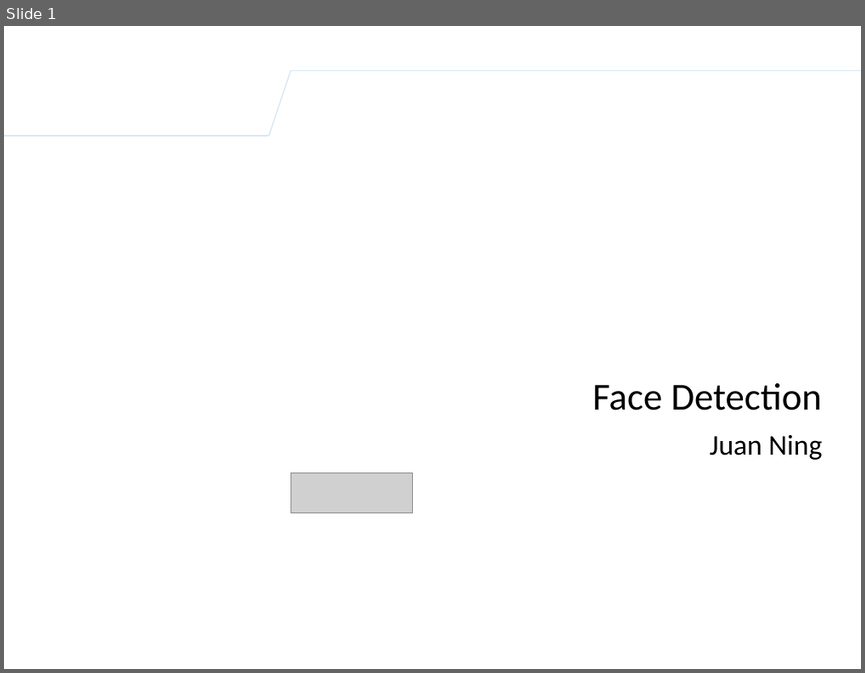
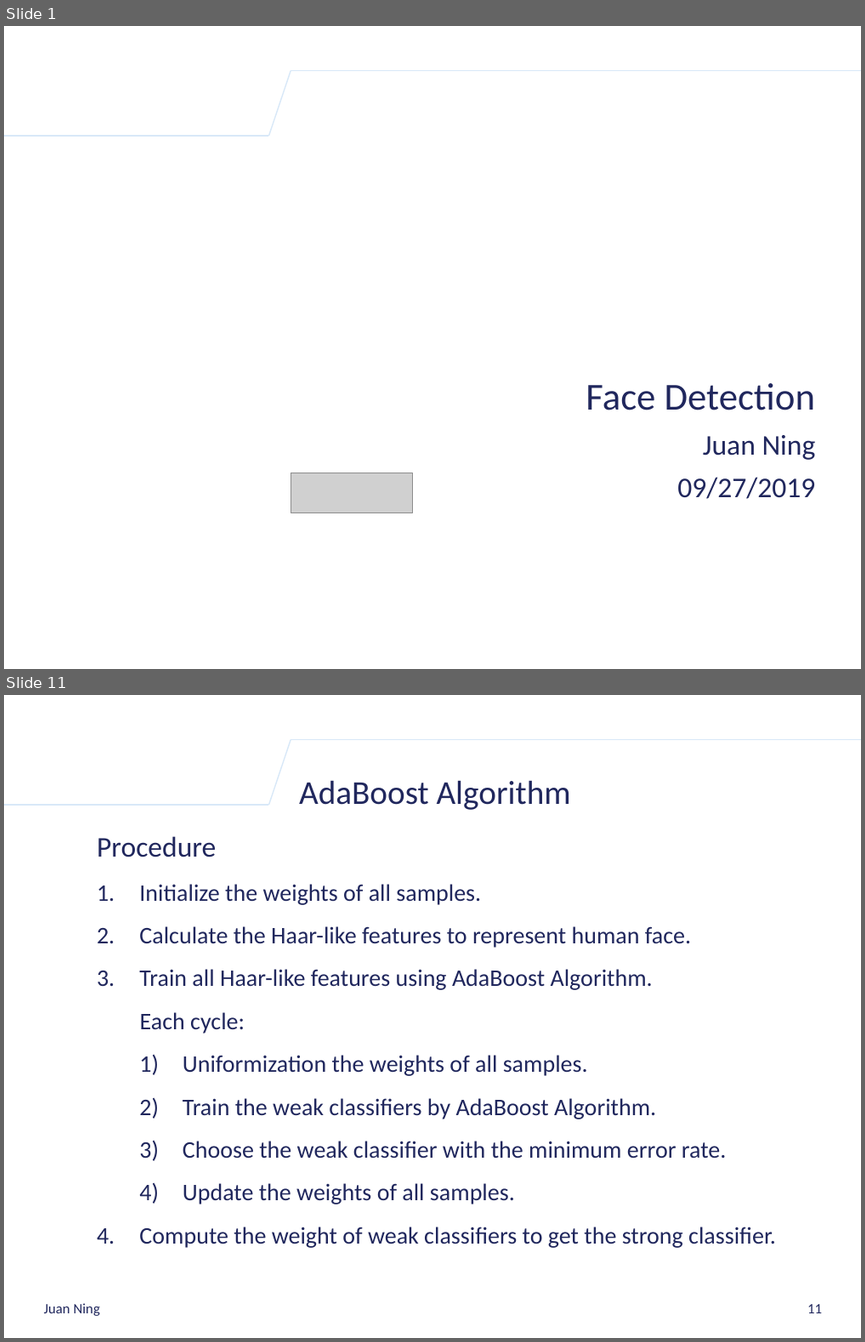
Before and after one commit to k-ning/SHARING, a slide deck: AdaBoost_Algorithm_Presentation.pptx. Shown one above the other, each under a label of ours: slide 1 before the commit, slides 1 and 11 after it; the slides between them are not shown. The pictures are 865x673 and 865x1342 pixels, drawn with LibreOffice and Linux fonts; fonts in the diff are those of the drawing; grey boxes stand for pictures; background and template pictures are left out. Boxes give left, top, right and bottom in pixels: in the first picture for what was removed or moved away, otherwise in the second. Text is boxed around its words. In the diff, an @@ line names an element or a change of style, - is before the commit and + after.

```diff
--- a/AdaBoost_Algorithm_Presentation.pptx
+++ b/AdaBoost_Algorithm_Presentation.pptx
@@ slide 11 added at box(4, 695, 861, 1338), background #FFFFFF; not listed: 3 template elements that a slide beside it also shows @@
@@ title added at box(299, 780, 571, 810), 28 pt, text #20275D @@
+AdaBoost Algorithm
@@ text added at box(97, 836, 776, 1247), 20 pt, text #20275D @@
+Procedure
+1. Initialize the weights of all samples.
+2. Calculate the Haar-like features to represent human face.
+3. Train all Haar-like features using AdaBoost Algorithm.
+Each cycle:
+  1) Uniformization the weights of all samples.
+  2) Train the weak classifiers by AdaBoost Algorithm.
+  3) Choose the weak classifier with the minimum error rate.
+  4) Update the weights of all samples.
+4. Compute the weight of weak classifiers to get the strong classifier.
@@ text added at box(44, 1303, 100, 1315), 12 pt, text #20275D @@
+Juan Ning
@@ page number added at box(807, 1304, 822, 1313), 12 pt, text #20275D @@
+11
@@ slide 1 changed as well @@
@@ text "Face Detection": place and size @@
-text "Face Detection" at box(592, 383, 822, 460)
+text "Face Detection" at box(585, 383, 816, 499)
@@ text at box(585, 383, 816, 460): text colour #000000 to #20275D in "Face Detection", "Juan Ning" @@
@@ text at box(677, 476, 815, 499): paragraph added @@
+09/27/2019
```
Also in this commit, not shown: 7 other slides changed, 7 other slides added, 1 slide removed.
